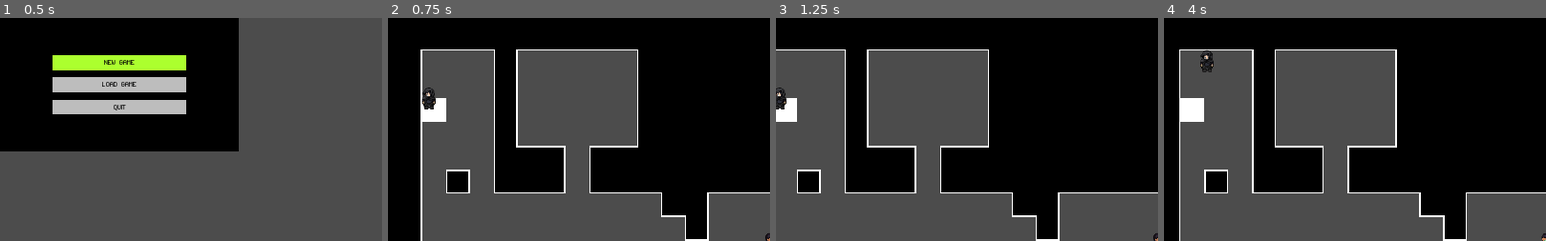
Above: before the commit, frames 1-4 (left to right).
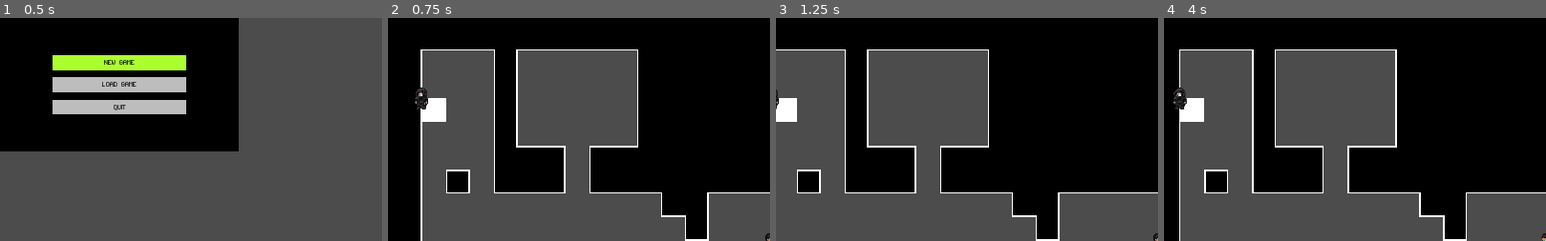
Above: after the commit, the same moments.

Repository: alittek/AC31009-Game
Game: Godot game, scene res://StartScreen.tscn
Same seed, same stepped clock (60 frames per second), same inputs: the game is played once before the commit and once after it.
Inputs:
- Up to frame 1 (0.5 s): no input
- Up to frame 2 (0.75 s): tap Enter at 0.5 s; hold Right (move_right) from 0.53 s (still down); hold Space (interact) from 0.53 s (still down)
- Up to frame 3 (1.25 s): keep holding Right (move_right); keep holding Space (interact)
- Up to frame 4 (4 s): release Right (move_right) at 1.28 s; release Space (interact) at 1.28 s; hold Down (move_down) 1.28-2.03 s; tap Space (interact) at 1.35, 2.85 s; hold Right (move_right) 2.03-2.78 s; hold Space (interact) 2.03-2.78 s; hold Up (move_up) 2.78-3.53 s; hold Left (move_left) from 3.53 s (still down); hold Space (interact) from 3.53 s (still down)
The pictures show only the part of the screen within x 0-50%, y 0-50%; the shares and areas given below are measured in that part.

Frame 1 is identical in both runs. In frame 2, 0.4% of the frame differs, in the area x 7-13%, y 31-42%; in frame 3, 0.2%; in frame 4, 0.5%, in the area x 2-13%, y 14-42%.

Commit message:
added working NPC animation
OtherNPC.gd working to follow player with animation
NPC.gd only working sometimes: TODO

Diff:
--- a/NPC.gd
+++ b/NPC.gd
@@ -9,6 +9,8 @@
 var direction : Vector2
 var last_direction = Vector2(0, 1)
 var bounce_countdown = 0
+# Animation variables
+var other_animation_playing = false
 
 func _ready():
 	player = get_tree().root.get_node("WorldMap/Player")
@@ -17,7 +19,7 @@
 func _on_Timer_timeout():
 	# Calculate the position of the player relative to the skeleton
 	var player_relative_position = player.position - position
-	print(player_relative_position)
+	#print(player_relative_position)
 
 	if player_relative_position.length() <= 16:
 		# If player is near, don't move but turn toward it
@@ -47,29 +49,34 @@
 		direction = direction.rotated(rng.randf_range(PI/4, PI/2))
 		bounce_countdown = rng.randi_range(2, 5)
 
-#func get_animation_direction(direction: Vector2):
-#	var norm_direction = direction.normalized()
-#	if norm_direction.y >= 0.707:
-#		return "down"
-#	elif norm_direction.y <= -0.707:
-#		return "up"
-#	elif norm_direction.x <= -0.707:
-#		return "left"
-#	elif norm_direction.x >= 0.707:
-#		return "right"
-#	return "down"
-#
-#func animates_monster(direction: Vector2):
-#	if direction != Vector2.ZERO:
-#		last_direction = direction
-#
-#		# Choose walk animation based on movement direction
-#		#var animation = get_animation_direction(last_direction) + "_walk"
-#		var animation = "Walk_" + get_animation_direction(last_direction)
-#		# Play the walk animation
-#		$AnimatonPlayer.play(animation)
-#	else:
-##		# Choose idle animation based on last movement direction and play it
-##		var animation = get_animation_direction(last_direction) + "_idle"
-##		$AnimatedSprite.play(animation)
-#		$AnimatonPlayer.stop(false)
+	# Animate skeleton based on direction
+	if not other_animation_playing:
+		animate_NPC(direction)
+
+func get_animation_direction(direction: Vector2):
+	var norm_direction = direction.normalized()
+	if norm_direction.y >= 0.707:
+		return "down"
+	elif norm_direction.y <= -0.707:
+		return "up"
+	elif norm_direction.x <= -0.707:
+		return "left"
+	elif norm_direction.x >= 0.707:
+		return "right"
+	return "down"
+
+func animate_NPC(direction: Vector2):
+	if direction != Vector2.ZERO:
+		last_direction = direction
+
+		# Choose walk animation based on movement direction
+		#var animation = get_animation_direction(last_direction) + "_walk"
+		var animation = "Walk_" + get_animation_direction(last_direction)
+		print(animation)
+		# Play the walk animation
+		$AnimationPlayer.play(animation)
+	else:
+#		# Choose idle animation based on last movement direction and play it
+#		var animation = get_animation_direction(last_direction) + "_idle"
+#		$AnimatedSprite.play(animation)
+		$AnimationPlayer.stop(false)
--- a/NPC.tscn
+++ b/NPC.tscn
@@ -1,7 +1,7 @@
 [gd_scene load_steps=12 format=2]
 
 [ext_resource path="res://NPC/hooded.png" type="Texture" id=1]
-[ext_resource path="res://NPC.gd" type="Script" id=2]
+[ext_resource path="res://OtherNPC.gd" type="Script" id=2]
 
 [sub_resource type="Animation" id=1]
 resource_name = "Idle_down"
@@ -138,6 +138,7 @@
 texture = ExtResource( 1 )
 vframes = 4
 hframes = 8
+frame = 4
 region_rect = Rect2( 20, 15, 40, 65 )
 
 [node name="AnimationPlayer" type="AnimationPlayer" parent="."]
--- a/OtherNPC.gd
+++ b/OtherNPC.gd
@@ -1,21 +1,53 @@
-#extends KinematicBody2D
-#
-#var curHp : int = 5
-#var maxHp : int = 5
-#
-#var moveSpeed : int = 30
-#var xpToGive : int = 30
-#
-#var damage : int = 1
-#var attackRate : float = 1.0
-#var attackDist : int = 80
-#var chaseDist : int = 400
-#
-#onready var timer = $Timer
-#onready var target = get_tree().root.get_node("WorldMap/Player")
-#
-#func _physics_process (delta):
-#	var dist = position.distance_to(target.position)
-#	if dist > attackDist and dist < chaseDist:
-#		var vel = (target.position - position).normalized()
-#		move_and_slide(vel * moveSpeed)
+extends KinematicBody2D
+
+var curHp : int = 5
+var maxHp : int = 5
+
+var moveSpeed : int = 30
+var xpToGive : int = 30
+
+var damage : int = 1
+var attackRate : float = 1.0
+var attackDist : int = 80
+var chaseDist : int = 400
+
+onready var timer = $Timer
+onready var target = get_tree().root.get_node("WorldMap/Player")
+
+func _physics_process (delta):
+	var vel : Vector2
+	var dist = position.distance_to(target.position)
+	if dist < chaseDist:
+		vel = (target.position - position).normalized()
+		print(vel)
+		move_and_slide(vel * moveSpeed)
+
+	animate_NPC(vel)
+
+func get_animation_direction(direction: Vector2):
+	var norm_direction = direction.normalized()
+	if norm_direction.y >= 0.707:
+		return "down"
+	elif norm_direction.y <= -0.707:
+		return "up"
+	elif norm_direction.x <= -0.707:
+		return "left"
+	elif norm_direction.x >= 0.707:
+		return "right"
+	return "down"
+
+func animate_NPC(direction: Vector2):
+	if direction != Vector2.ZERO:
+		var last_direction = direction
+
+		# Choose walk animation based on movement direction
+		#var animation = get_animation_direction(last_direction) + "_walk"
+		var animation = "Walk_" + get_animation_direction(last_direction)
+		print(animation)
+		# Play the walk animation
+		$AnimationPlayer.play(animation)
+	else:
+#		# Choose idle animation based on last movement direction and play it
+#		var animation = get_animation_direction(last_direction) + "_idle"
+#		$AnimatedSprite.play(animation)
+		$AnimationPlayer.stop(false)
